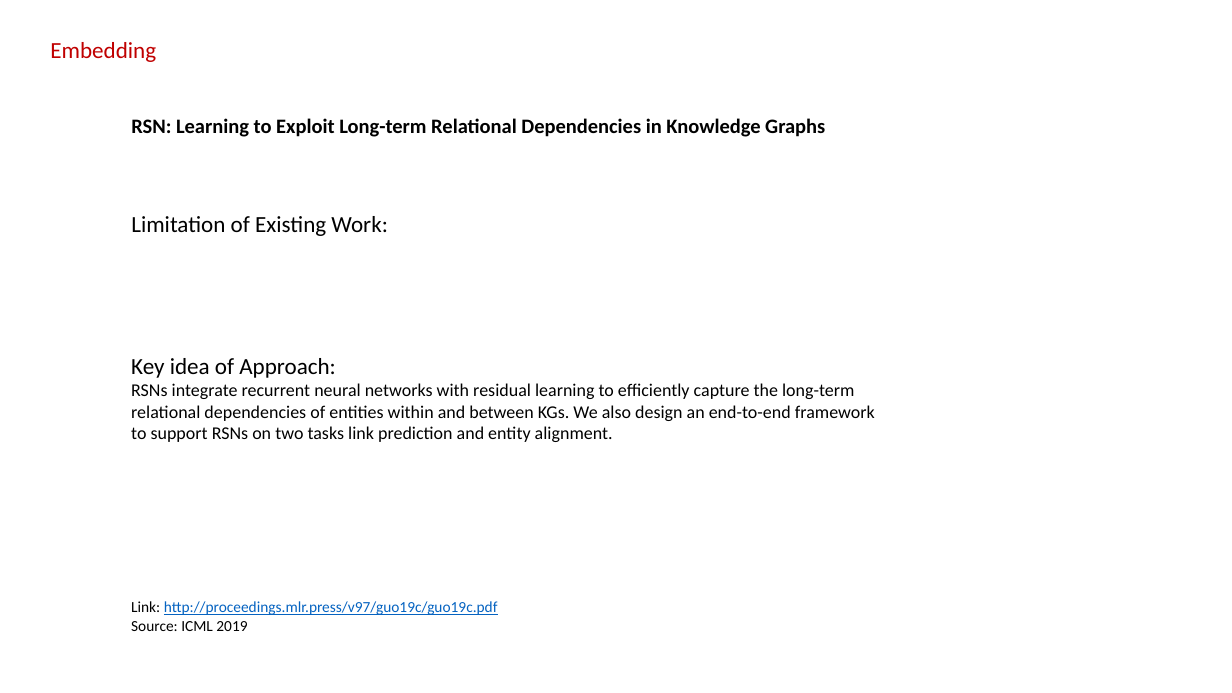
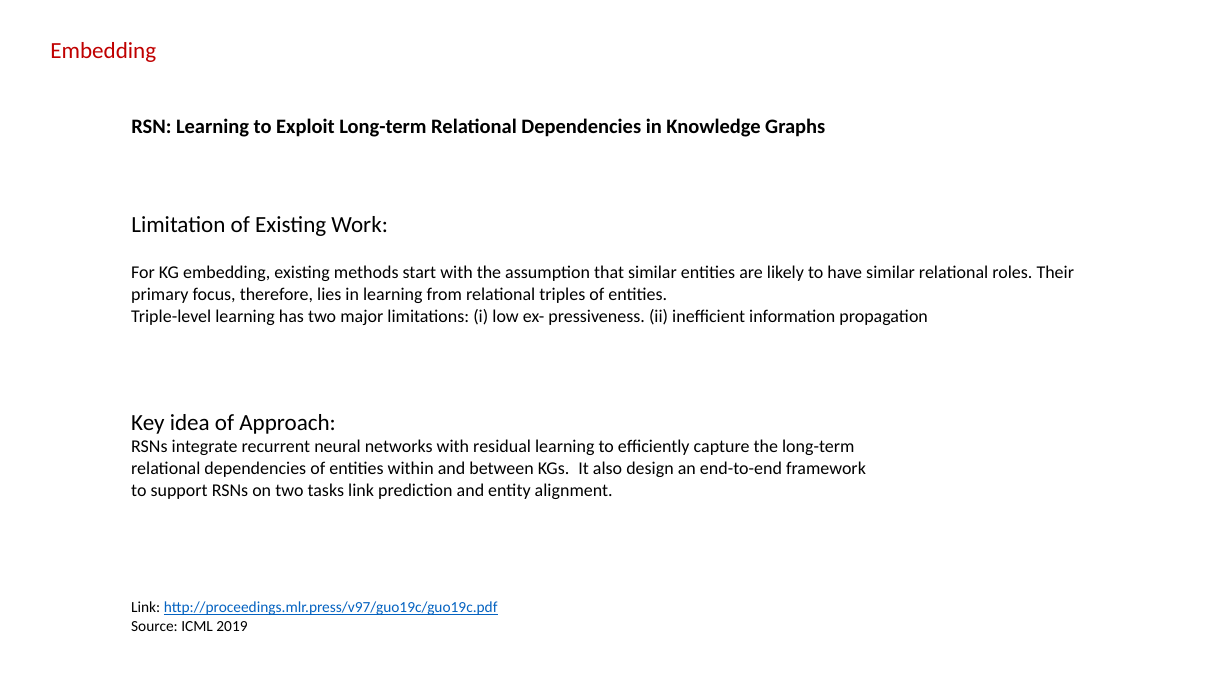
Before and after one commit to sylviawangfr/KGpaper, a slide deck: slide 13 of slides.pptx (slide 16 before the commit). Drawn at 1232x693 pixels with LibreOffice and Linux fonts; fonts in the diff are those of the drawing. Boxes give left, top, right and bottom in pixels: in the first picture for what was removed or moved away, otherwise in the second. Text is boxed around its words. In the diff, an @@ line names an element or a change of style, - is before the commit and + after.

```diff
--- a/slides.pptx
+++ b/slides.pptx
@@ text added at (131,265,1075,325), 14 pt, text #000000 @@
+For KG embedding, existing methods start with the assumption that similar entities are likely to have similar relational roles. Their primary focus, therefore, lies in learning from relational triples of entities.
+Triple-level learning has two major limitations: (i) low ex- pressiveness. (ii) inefficient information propagation
@@ text "Key idea of Approach:": place and size @@
-text "Key idea of Approach:" at (131,358,875,442)
+text "Key idea of Approach:" at (131,414,866,499)
@@ text at (131,439,866,499): text changed @@
-RSNs integrate recurrent neural networks with residual learning to efficiently capture the long-term relational dependencies of entities within and between KGs. We also design an end-to-end framework to support RSNs on two tasks link prediction and entity alignment.
+RSNs integrate recurrent neural networks with residual learning to efficiently capture the long-term relational dependencies of entities within and between KGs. It also design an end-to-end framework to support RSNs on two tasks link prediction and entity alignment.
```
Also in this commit, not shown: 1 other slide changed, 5 slides added.
